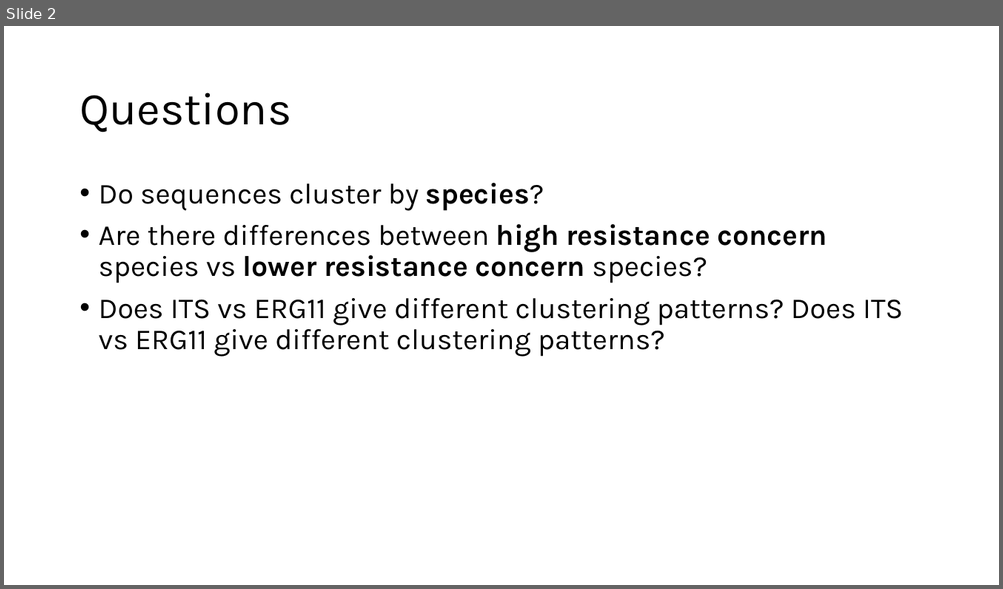
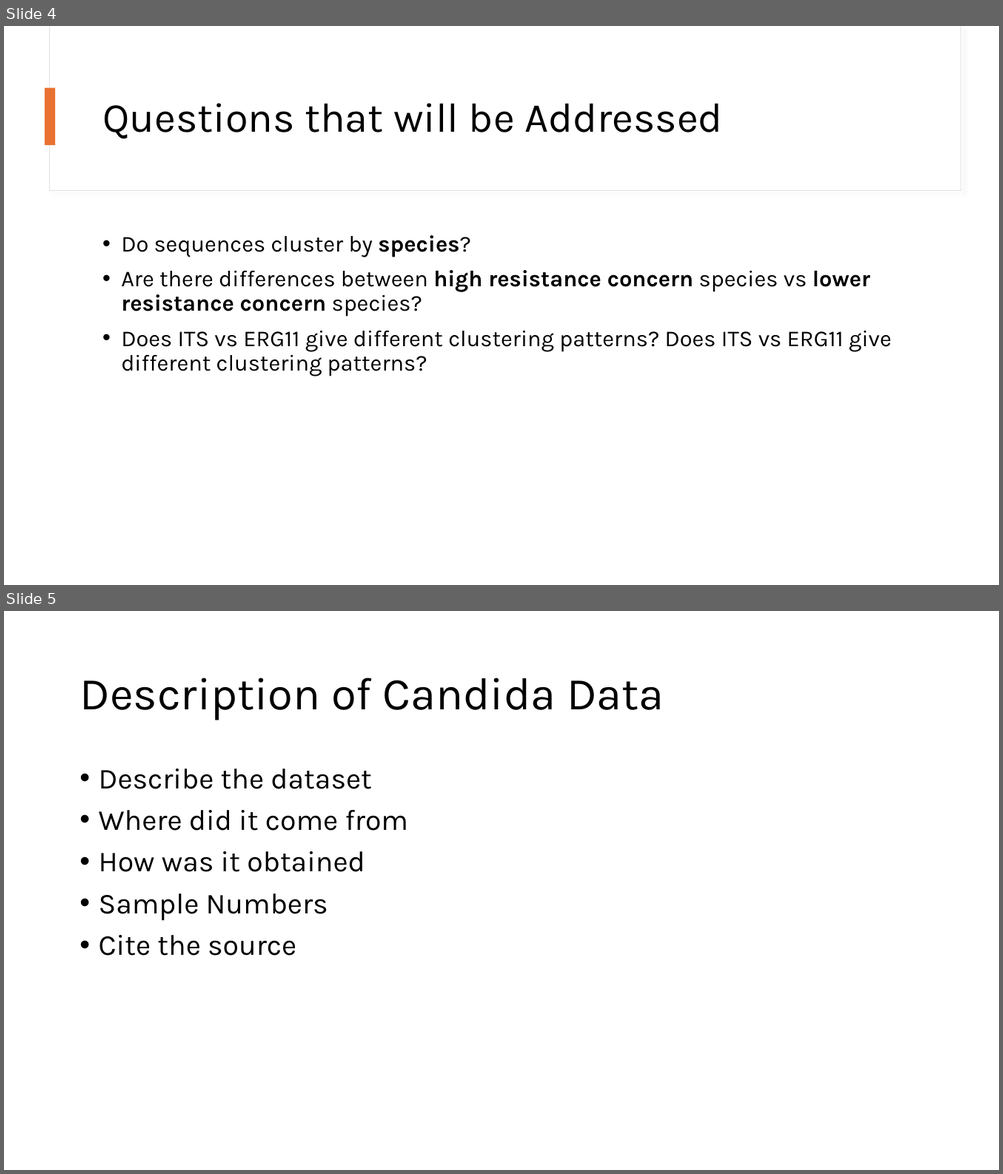
Before and after one commit to snsaiphoo/binf6210_assignment4, a slide deck: doc/Candida Comparison.pptx. Shown one above the other, each under a label of ours: slide 2 before the commit, slides 4 and 5 after it. The pictures are 1003x589 and 1003x1174 pixels, drawn with LibreOffice and Linux fonts; fonts in the diff are those of the drawing. Boxes give left, top, right and bottom in pixels: in the first picture for what was removed or moved away, otherwise in the second. Text is boxed around its words. In the diff, an @@ line names an element or a change of style, - is before the commit and + after.

```diff
--- a/doc/Candida Comparison.pptx
+++ b/doc/Candida Comparison.pptx
@@ slide 5 added at bbox=[4, 611, 999, 1170], background #FFFFFF @@
@@ title added at bbox=[79, 678, 664, 721], 44 pt, text #000000 @@
+Description of Candida Data
@@ text added at bbox=[99, 769, 409, 956], 28 pt, text #000000 @@
+• Describe the dataset
+• Where did it come from
+• How was it obtained
+• Sample Numbers
+• Cite the source
@@ what was slide 2 is now slide 4 @@
@@ slide 4 changed as well @@
@@ rectangle added at bbox=[50, 26, 961, 191], fill #FFFFFF, outline #E1E1E1 0.75 pt @@
@@ rectangle added at bbox=[51, 26, 961, 190], fill #FFFFFF @@
@@ rectangle added at bbox=[45, 88, 56, 145], fill #E97132 @@
@@ title at bbox=[102, 103, 723, 139]: text changed; size 44 to 40 pt @@
-Questions
+Questions that will be Addressed
@@ text "Do sequences cluster by species?": place and size @@
-text "Do sequences cluster by species?" at bbox=[99, 183, 902, 357]
+text "Do sequences cluster by species?" at bbox=[121, 235, 891, 377]
@@ text "Do sequences cluster by species?" at bbox=[121, 235, 891, 377]: size 28 to 22 pt @@
```
Also in this commit, not shown: 8 other slides changed, 10 other slides added, 1 slide removed, 18 other files.
